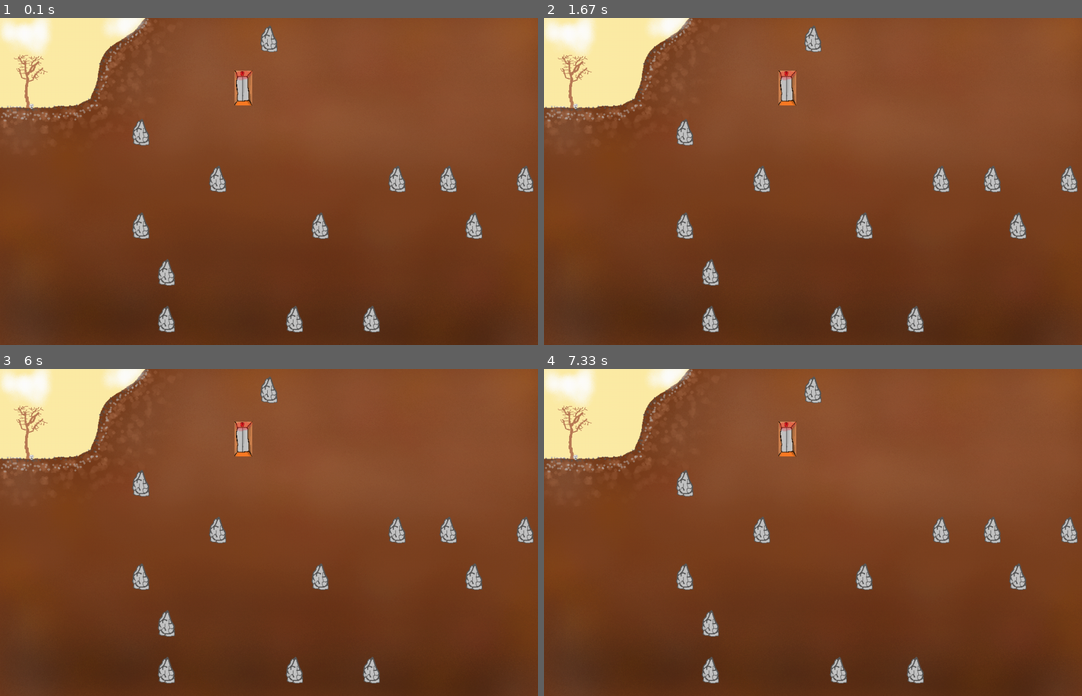
Above: before the commit, frames 1-4 (two rows, left to right).
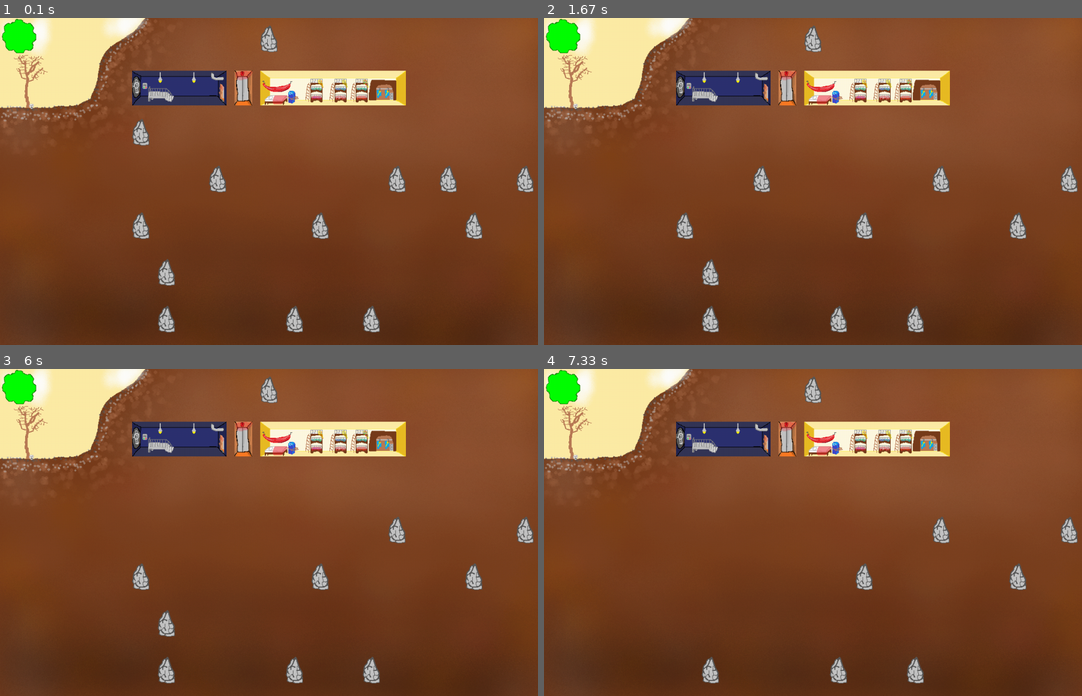
Above: after the commit, the same moments.

Repository: erickxbliv/Jogo-pygame
Game: pygame game, started from main.py
The game is run twice, just before and just after one commit, with the same random seed, the same clock (stepped at 60 frames per second) and the same inputs.
Inputs (mouse positions are in pixels of both pictures, inside the frame that each line leads up to):
- Up to frame 1 (0.1 s): no input
- Up to frame 2 (1.67 s): click (985, 171) at 0.38 s; press the mouse at (985, 171) at 1.2 s; move the mouse to (834, 145) at 1.3 s; release the mouse at (683, 116) at 1.43 s
- Up to frame 3 (6 s): click (215, 519) at 5.88 s
- Up to frame 4 (7.33 s): press the mouse at (759, 519) at 6.7 s; move the mouse to (737, 565) at 6.8 s; release the mouse at (710, 610) at 6.93 s; click (678, 588) at 7.05 s

The runs differ from the first frame. In frame 1, 5.0% of the frame differs, in the area x 0-76%, y 0-27%; in frame 2, 5.4%; in frame 3, 5.6%; in frame 4, 6.0%, in the area x 0-85%, y 0-82%.

Commit message:
interacoes com o mouse

Diff:
--- a/celulas.py
+++ b/celulas.py
@@ -149,5 +149,5 @@
 while contagem < 147:
 
     lista[contagem].imagem()
-    #print(vars(lista[contagem]))
+    print(vars(lista[contagem])) #teste
     contagem += 1
--- a/main.py
+++ b/main.py
@@ -9,60 +9,76 @@
 def animacao():
     pass
 
-
 tamanho = largura, altura = 1071, 651
 janela = pygame.display.set_mode(tamanho)
 
-foto = pygame.image.load(path.join('cenario', 'dia.png'))
-#pedra = pygame.image.load(path.join('cenario', 'pedra.png'))
-#elevador = pygame.image.load(path.join('cenario', 'elevador.png'))
-
+fundo = pygame.image.load(path.join('cenario', 'dia.png'))
+#fundo_noite = pygame.image.load(path.join('cenario', 'noite.png'))
+configuracoes = pygame.image.load("configuracoes.png")
 
 coordenadas = w, z = 0, 0
 preto = 0, 0, 0
+dinheiro = 999999
+horario = 1
+sistema_atual = "espectador"
+achei = False
+#clock tick
+
 
 matriz_grid = []
 lista = []
-#matriz_grid.append = (lista)
-
-
 
 while True:
 
     for event in pygame.event.get():
         if event.type == pygame.QUIT: sys.exit()
         if event.type == pygame.MOUSEBUTTONUP:
-            pos = pygame.mouse.get_pos()
-            #print(pos)
+            position = pos_x, pos_y = pygame.mouse.get_pos()
+
+            if sistema_atual == "espectador":
+                x = 1020
+                y = 558
+                achei = False
+                while achei == False:
+                    if pos_y < y: y -= 93
+                    else: achei = True
+                achei = False
+                while achei == False:
+                    if pos_x < x: x -= 51
+                    else: achei = True
+                y = (y // 93) * 21
+                x = (x//51) + 1
+                pos_vetor = (x + y) - 1
 
 
-    janela.fill(preto)
-    janela.blit(foto, (0,0))
-    #pygame.display.flip()
+                print(pos_vetor)
+
+                if celulas.lista[pos_vetor].pedra == True:
+                    #remocao = tirar_pedra()
+                    remocao = True
+                    if remocao == True:
+                        y = (y // 21) * 93
+                        dinheiro = dinheiro - ((y * 50) + 50)
+                        celulas.lista[pos_vetor].pedra = False
 
 
-    contagem = 0
-    while contagem < 147:
-        if celulas.lista[contagem].obj != None:
-            janela.blit(celulas.lista[contagem].obj,celulas.lista[contagem].coordenadas)
+                        print(celulas.lista[pos_vetor].pedra)#dando um erro aqui, havia uma pedra no ide 66 ou posv 65, mas so foi no 86
 
-        #if celulas.lista[contagem].pedra == True:
-            #janela.blit(pedra, celulas.lista[contagem].coordenadas)
-        #else:
-            #if celulas.lista[contagem].vazio != None:
-
-
-                #teste
-                #if celulas.lista[contagem].tipo == "elevador":
-                    #janela.blit(elevador, celulas.lista[contagem].coordenadas)
-        contagem += 1
+                        #verificar_pretendencia
 
 
 
 
+    janela.fill(preto)
+    janela.blit(fundo, (0,0))
+    janela.blit(configuracoes,(0,0))
 
+    contagem = 0
+    while contagem < 147:
+        celulas.lista[contagem].imagem()    #sera se tem problema atualizar toda santa vez as imagens?
+        if celulas.lista[contagem].obj != None:
+            janela.blit(celulas.lista[contagem].obj,celulas.lista[contagem].coordenadas)
 
+        contagem += 1
 
-
-    #janela.blit(celula, coordenadas)
     pygame.display.flip()
Binary file changed: cenario/porta1_1.png
Binary file changed: cenario/porta1_2.png
Binary file changed: cenario/porta1_3.png
Binary file changed: cenario/porta1_4.png
Binary file changed: cenario/quarto2_1-6.png
Binary file changed: cenario/quarto2_2-6.png
Binary file changed: cenario/quarto2_3-6.png
Binary file changed: cenario/quarto2_4-6.png
Binary file changed: cenario/quarto2_5-6.png
Binary file changed: cenario/quarto2_6-6.png
Binary file added: configuracoes.png
